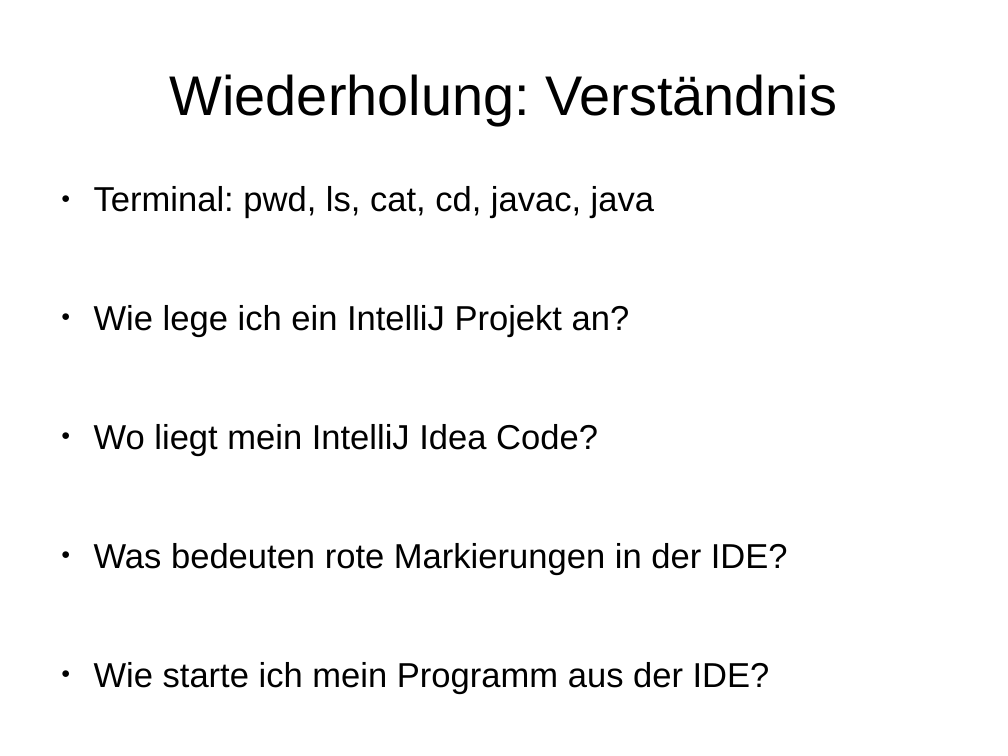
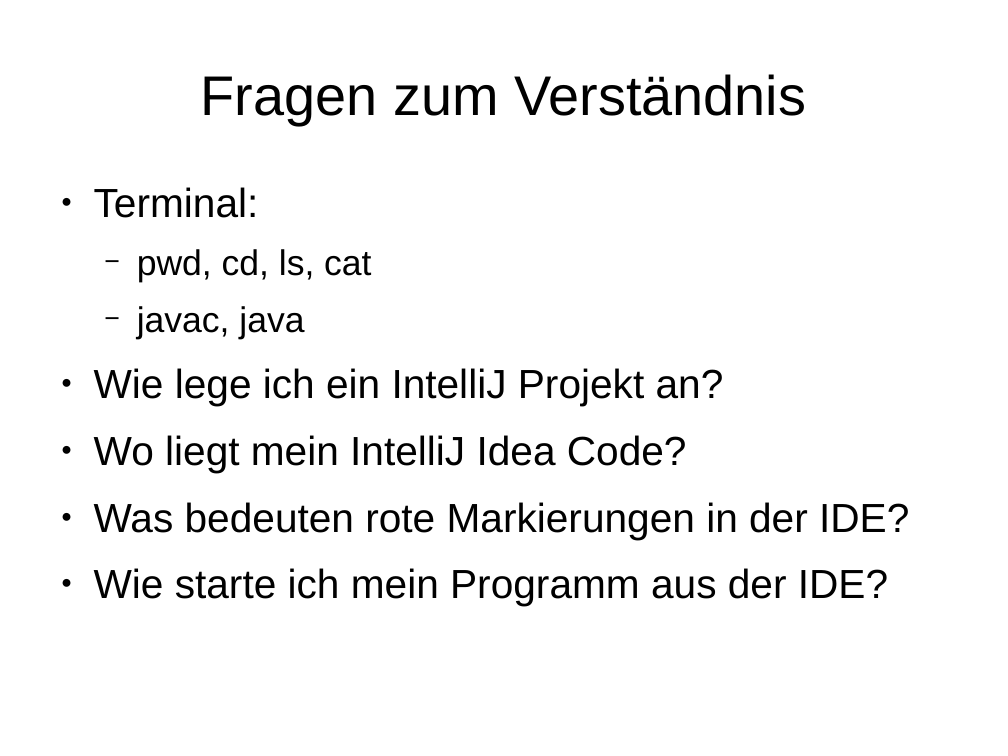
Before and after one commit to mn-io/hello-java, a slide deck: slide 17 of Vorlesung.odp. Drawn at 1008x756 pixels with LibreOffice and Linux fonts; fonts in the diff are those of the drawing. Boxes give left, top, right and bottom in pixels: in the first picture for what was removed or moved away, otherwise in the second. Text is boxed around its words. In the diff, an @@ line names an element or a change of style, - is before the commit and + after.

```diff
--- a/Vorlesung.odp
+++ b/Vorlesung.odp
@@ title at <box>201,74,806,125</box>: text changed @@
-Wiederholung: Verständnis
+Fragen zum Verständnis
@@ text at <box>94,187,371,340</box>: text changed; size 27.2 to 28 pt @@
-● Terminal: pwd, ls, cat, cd, javac, java
+● Terminal:
+  − pwd, cd, ls, cat
+  − javac, java
@@ text at <box>94,368,909,606</box>: size 27.2 to 32 pt in "Wie lege ich ein IntelliJ Projekt an?", "Wo liegt mein IntelliJ Idea Code?", "Was bedeuten rote Markierungen in der IDE?", "Wie starte ich mein Programm aus der ..." @@
```
Also in this commit, not shown: 7 other slides changed, 7 slides added, 3 slides removed, 1 other file.
